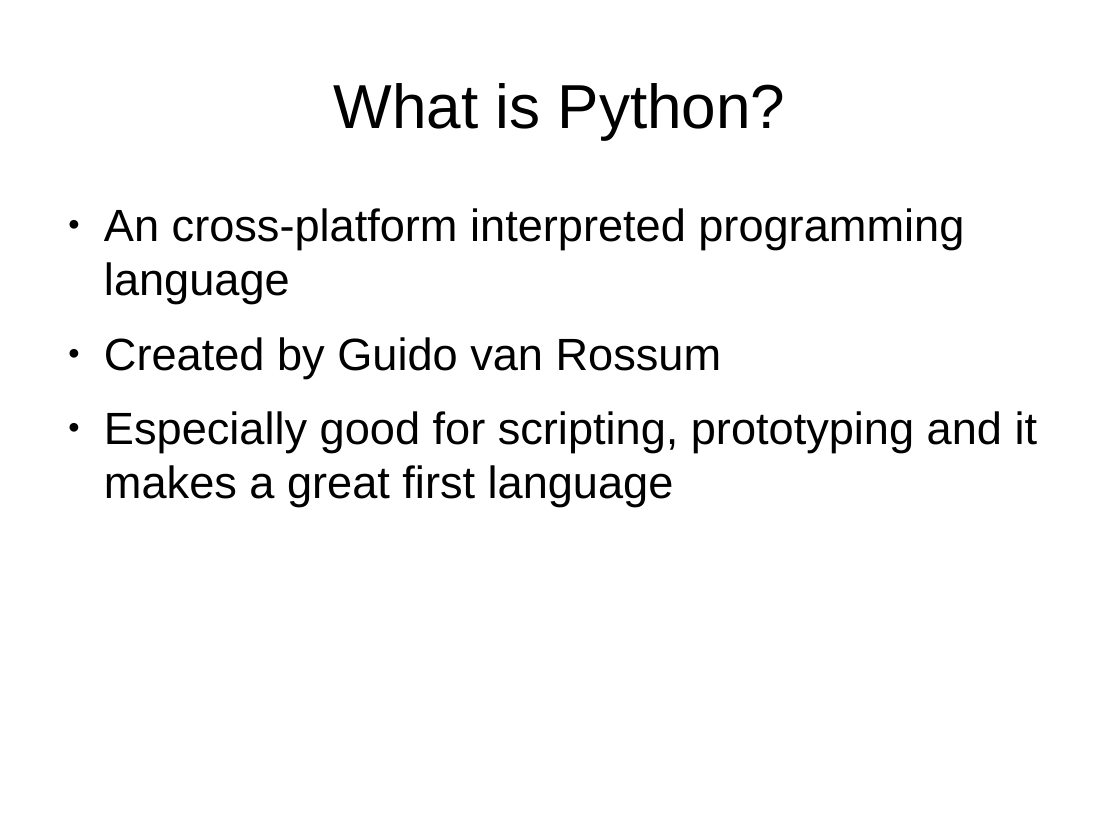
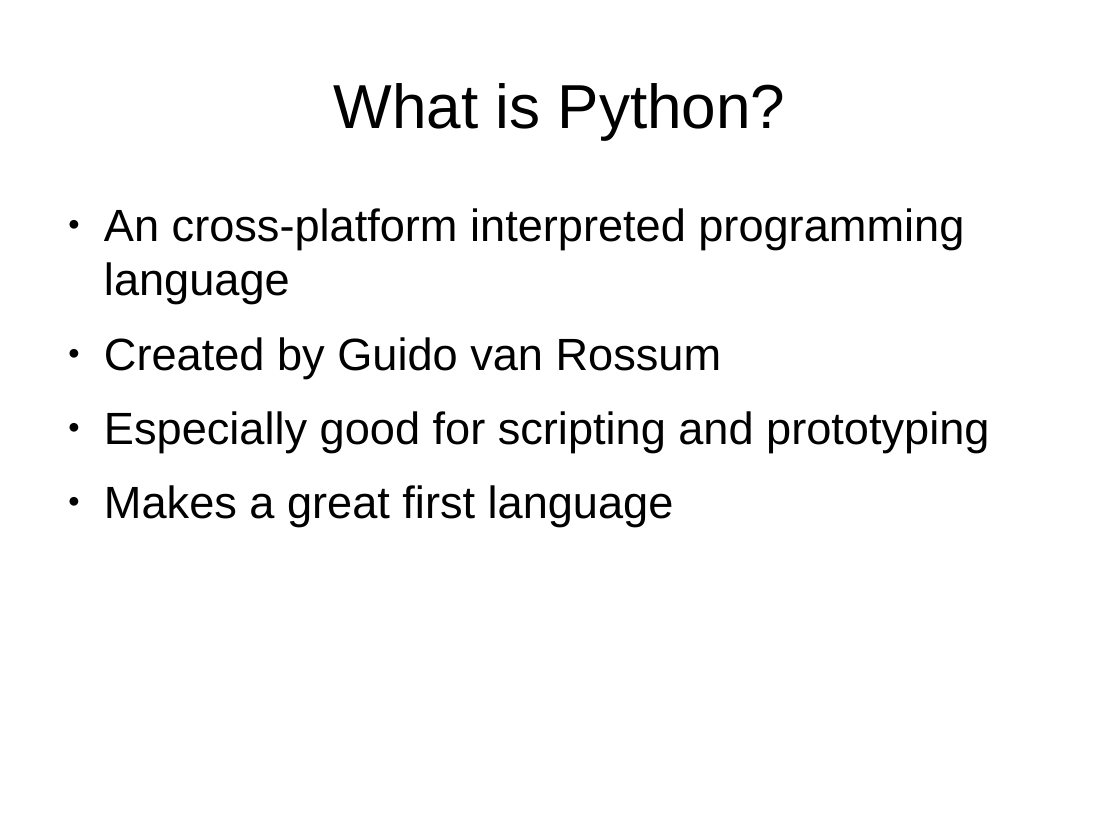
Before and after one commit to bradfordbarr/HacDC-Intro-to-Programming, a slide deck: slide 6 of class_0/class0.odp. Drawn at 1120x840 pixels with LibreOffice and Linux fonts; fonts in the diff are those of the drawing. Boxes give left, top, right and bottom in pixels: in the first picture for what was removed or moved away, otherwise in the second. Text is boxed around its words. In the diff, an @@ line names an element or a change of style, - is before the commit and + after.

```diff
--- a/class_0/class0.odp
+++ b/class_0/class0.odp
@@ text at <box>104,411,989,527</box>: text changed @@
-● Especially good for scripting, prototyping and it makes a great first language
+● Especially good for scripting and prototyping
+● Makes a great first language
```
Also in this commit, not shown: 2 other files.
